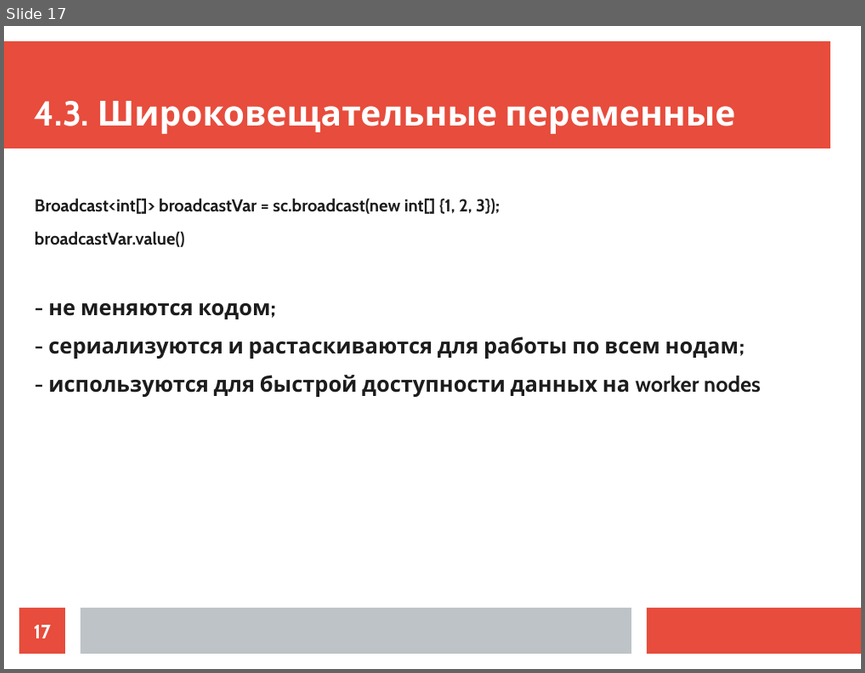
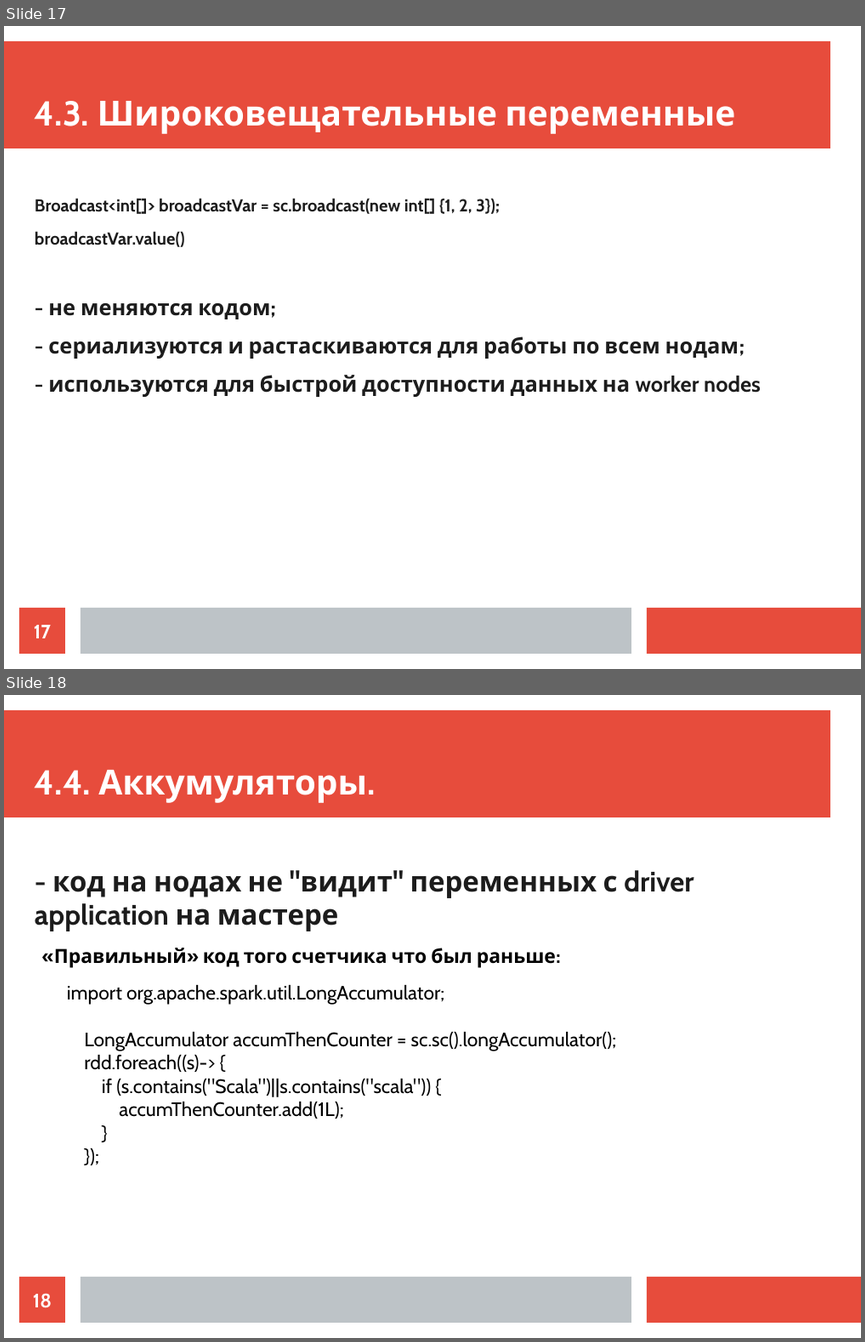
Before and after one commit to ilya1st/spark-samples, a slide deck: report_plan/report.odp. Shown one above the other, each under a label of ours: slide 17 before the commit, slides 17 and 18 after it. The pictures are 865x673 and 865x1342 pixels, drawn with LibreOffice and Linux fonts; fonts in the diff are those of the drawing. Boxes give left, top, right and bottom in pixels: in the first picture for what was removed or moved away, otherwise in the second. Text is boxed around its words. In the diff, an @@ line names an element or a change of style, - is before the commit and + after.

```diff
--- a/report_plan/report.odp
+++ b/report_plan/report.odp
@@ slide 18 added at box(4, 695, 861, 1338), background #FFFFFF; not listed: 3 template elements that a slide beside it also shows @@
@@ title added at box(35, 770, 367, 803), 32 pt, text #FFFFFF, bold @@
+4.4. Аккумуляторы.
@@ text added at box(35, 870, 693, 931), 26 pt, text #1C1C1C, bold @@
+- код на нодах не "видит" переменных с driver application на мастере
@@ text added at box(54, 947, 556, 968), 18 pt, text #000000, bold @@
+«Правильный» код того счетчика что был раньше:
@@ text added at box(67, 985, 617, 1118), 18 pt, text #000000 @@
+import org.apache.spark.util.LongAccumulator;
+LongAccumulator accumThenCounter = sc.sc().longAccumulator();
+rdd.foreach((s)-> {
+if (s.contains("Scala")||s.contains("scala")) {
+accumThenCounter.add(1L);
+}
+});
@@ page number added at box(19, 1276, 65, 1322), fill #E74C3C, 18 pt, text #FFFFFF, bold @@
+18
```
Also in this commit, not shown: 3 slides changed, 12 other slides added, 6 slides removed, 2 other files.
